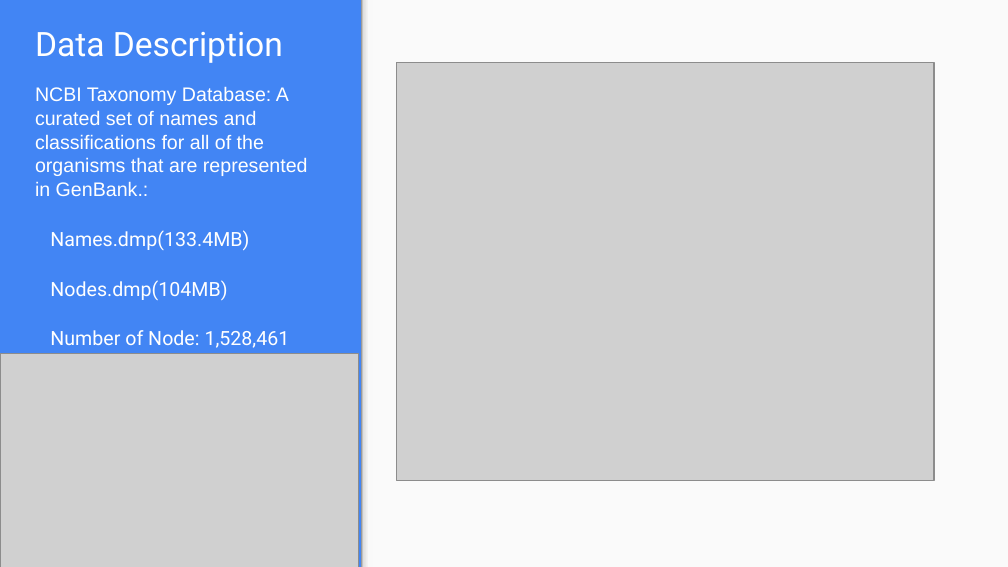
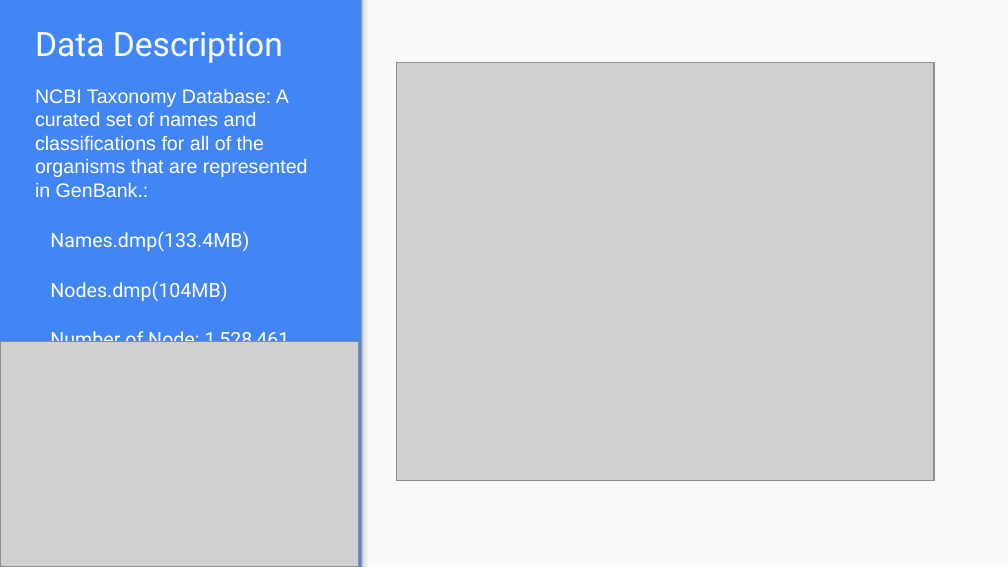
Before and after one commit to Houzl/CSYE7200FinalProject, a slide deck: slide 3 of CSYE7200 Scala Final Presentation Slides.pptx. Drawn at 1008x567 pixels with LibreOffice and Linux fonts; fonts in the diff are those of the drawing; grey boxes stand for pictures. Boxes give left, top, right and bottom in pixels: in the first picture for what was removed or moved away, otherwise in the second. Text is boxed around its words. In the diff, an @@ line names an element or a change of style, - is before the commit and + after.

Commit message:
updated

```diff
--- a/CSYE7200 Scala Final Presentation Slides.pptx
+++ b/CSYE7200 Scala Final Presentation Slides.pptx
@@ text "NCBI Taxonomy Database: A curated ..." rewrapped from box(35, 86, 308, 348) to box(35, 88, 308, 342) @@
@@ picture: place and size @@
-picture at box(1, 354, 359, 567)
+picture at box(1, 342, 359, 567)
```
Also in this commit, not shown: 1 other slide changed, 2 slides added, 1 slide removed.
